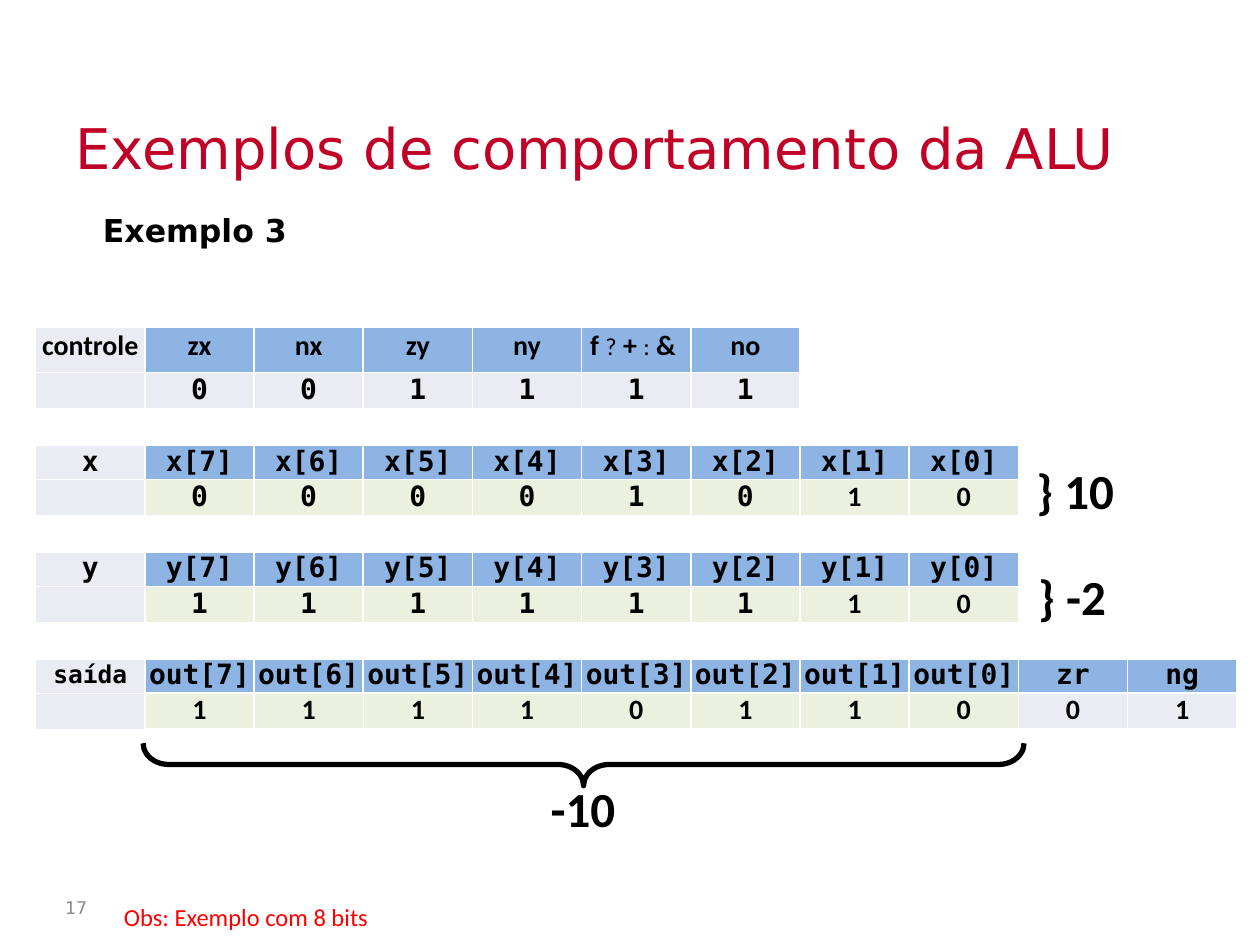
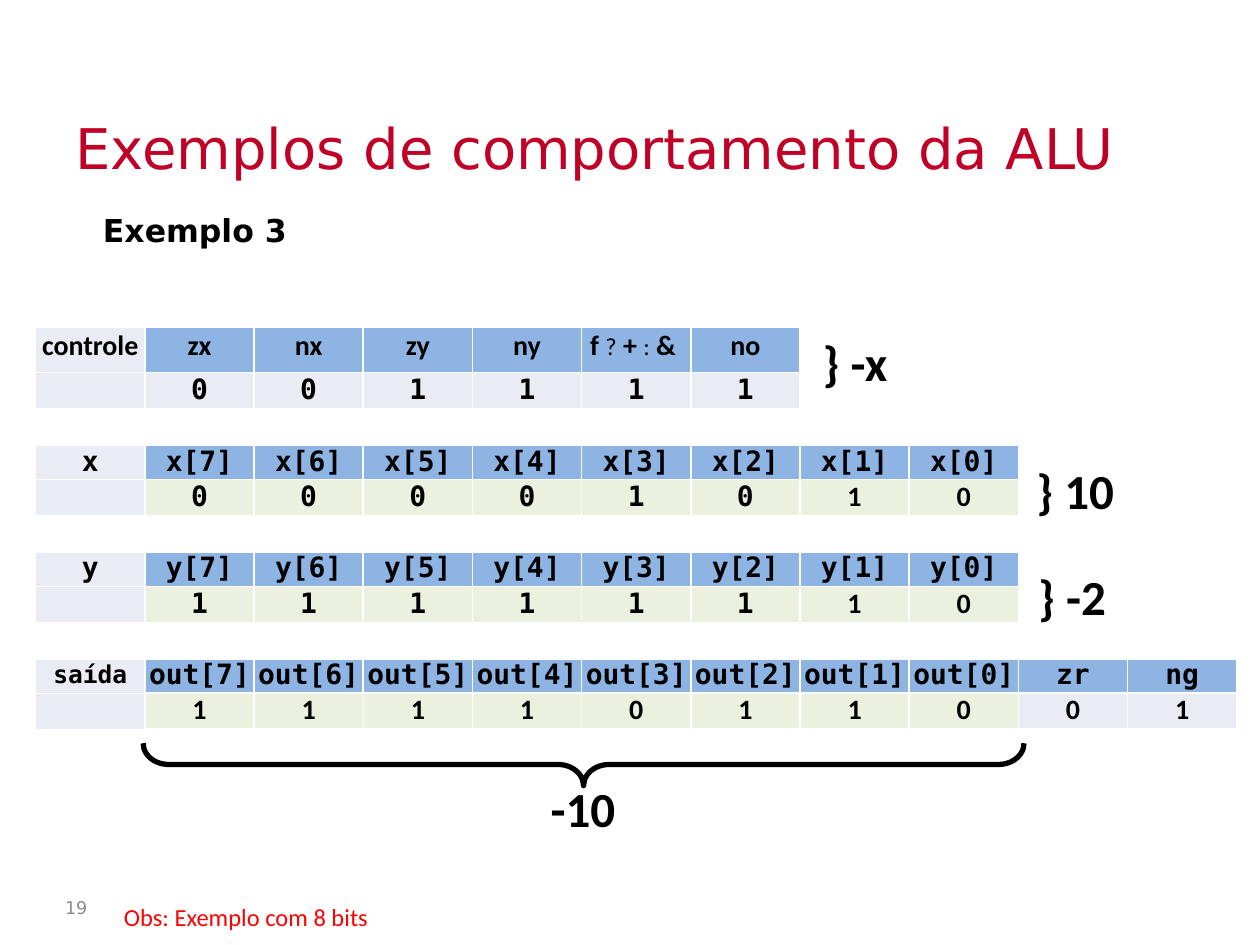
Before and after one commit to Insper/bits-e-proc, a slide deck: slide 19 of docs-src/slides/conteudoUnidadeLogicaAritmetica.pptx (slide 17 before the commit). Drawn at 1260x945 pixels with LibreOffice and Linux fonts; fonts in the diff are those of the drawing; background and template pictures are left out. Boxes give left, top, right and bottom in pixels: in the first picture for what was removed or moved away, otherwise in the second. Text is boxed around its words. In the diff, an @@ line names an element or a change of style, - is before the commit and + after.

```diff
--- a/docs-src/slides/conteudoUnidadeLogicaAritmetica.pptx
+++ b/docs-src/slides/conteudoUnidadeLogicaAritmetica.pptx
@@ text added at box(851, 357, 888, 381), 28 pt, text #000000, bold @@
+} -x
@@ page number at box(65, 901, 87, 914): text changed @@
-17
+19
```
Also in this commit, not shown: 4 other slides changed, 1 slide added, 3 slides removed, 2 other files.
